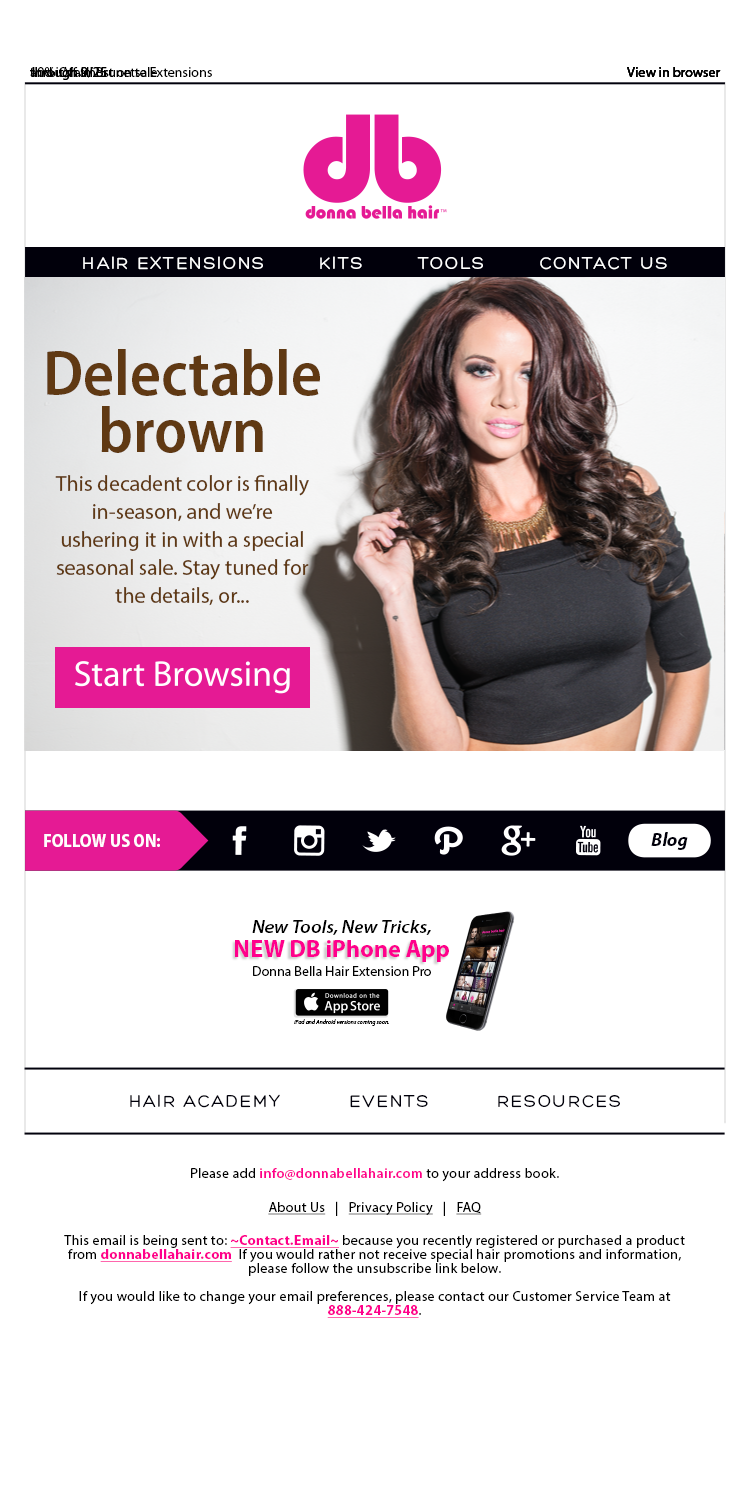
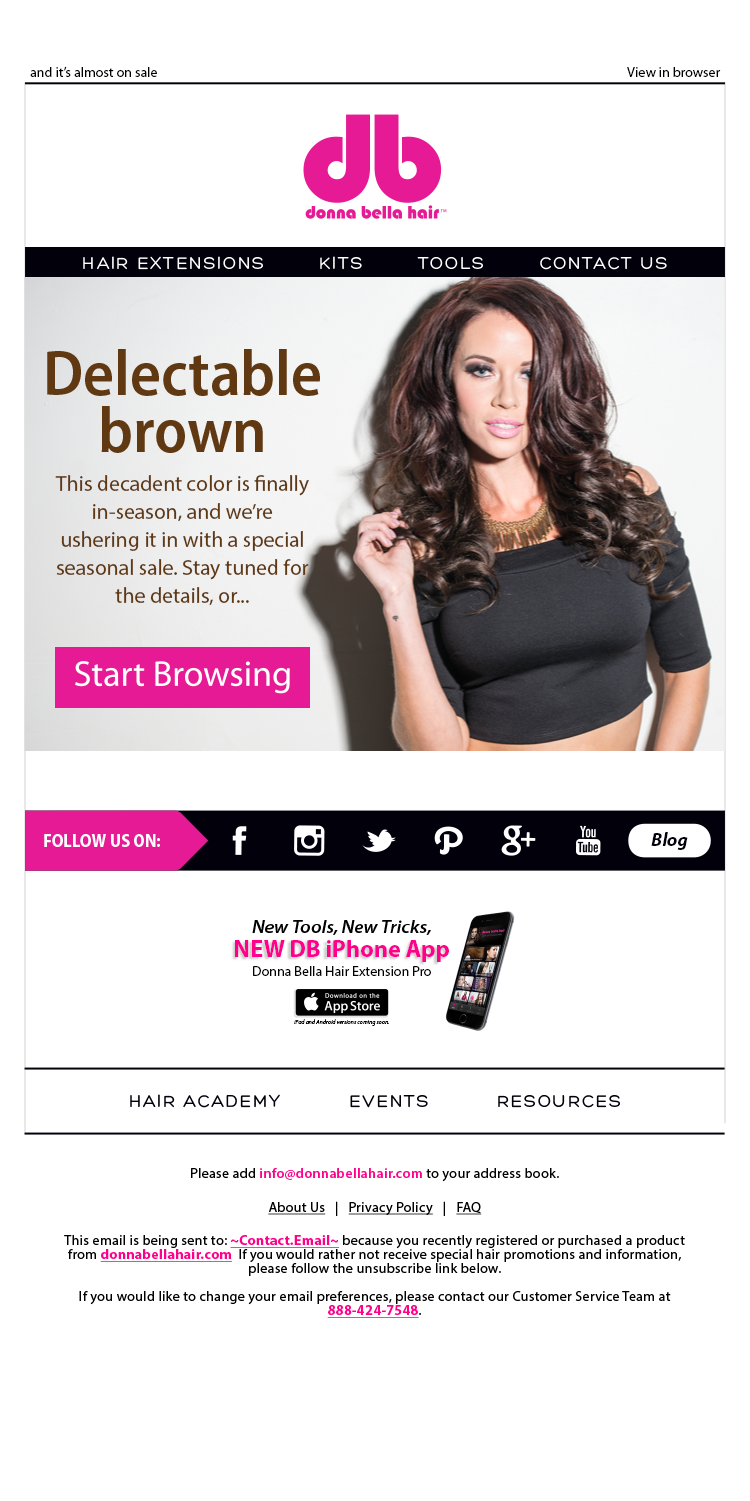
Two versions of the same layered image (750x1501). Layer-by-layer changes:
hid group "Announcement" (8 layers) over [24, 67, 725, 750]
hid group "Halfway" (7 layers) over [30, 67, 721, 453]
hid group "12 Hours Left" (8 layers) over [30, 67, 725, 751]
